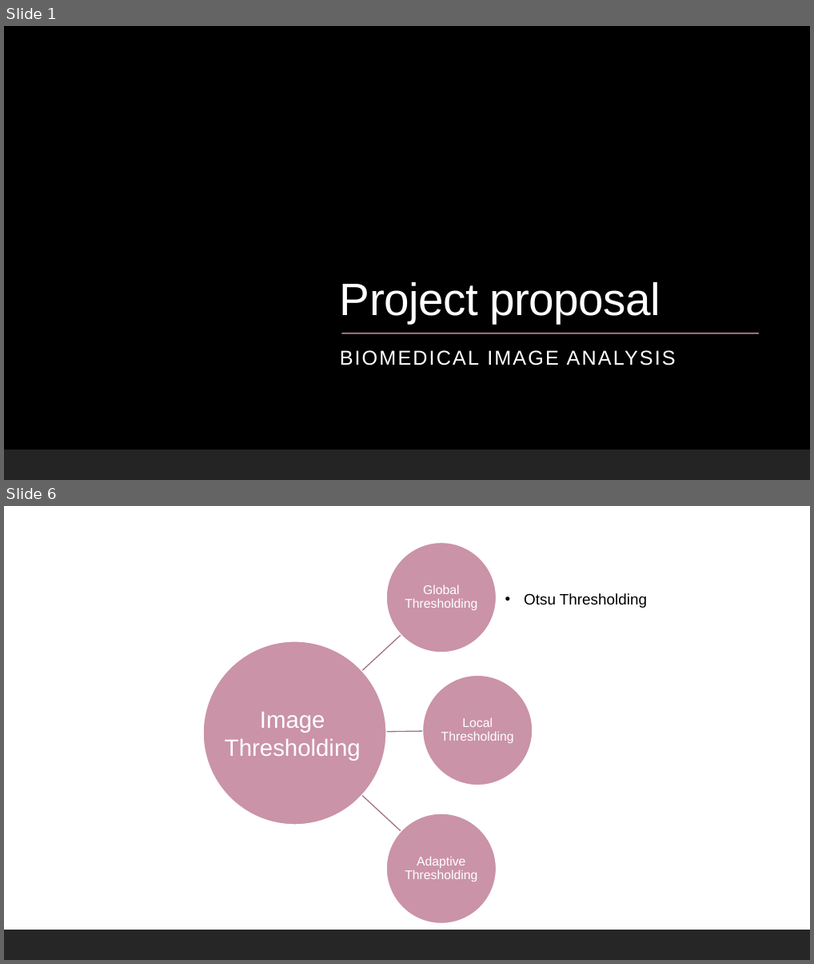
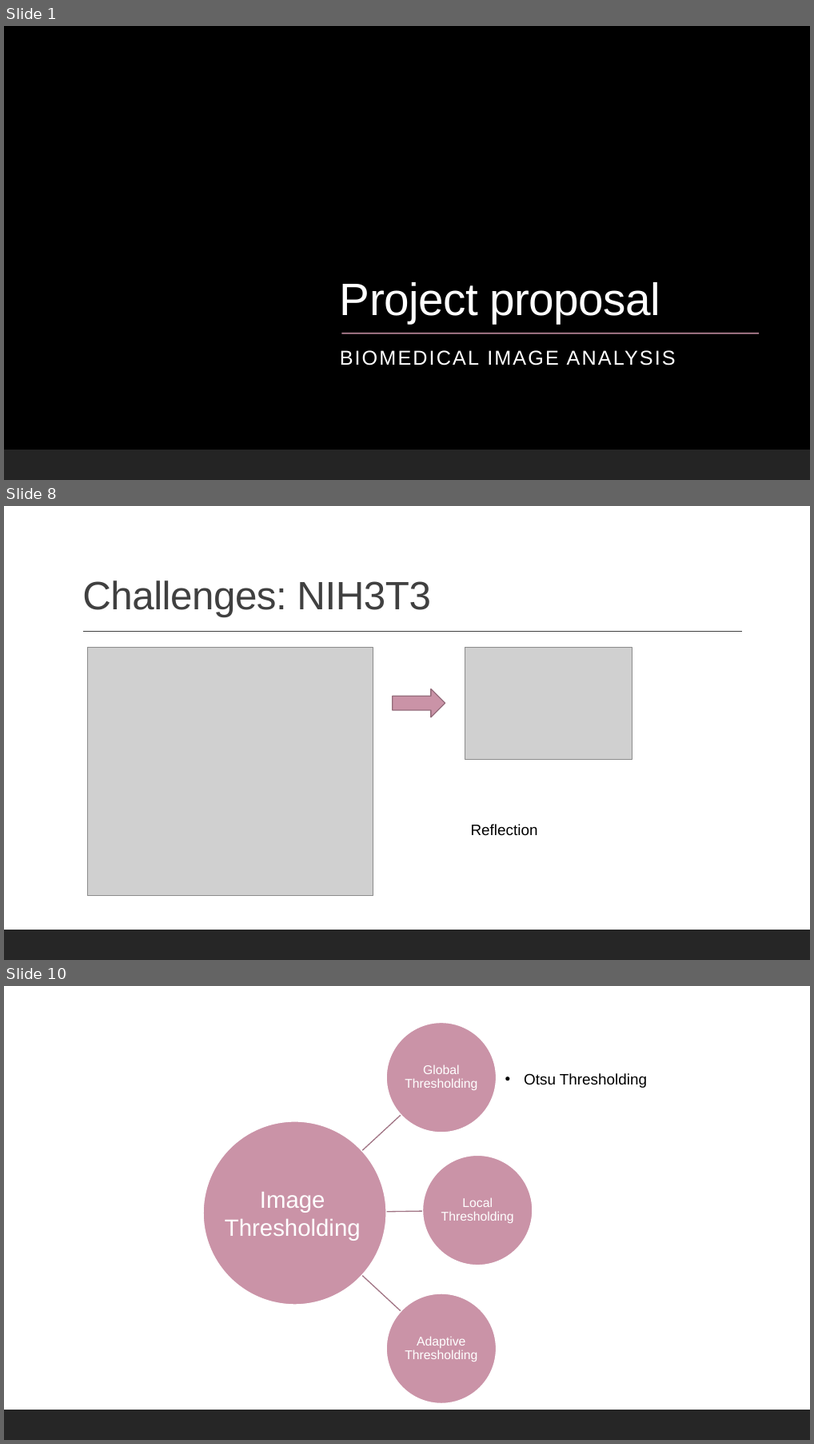
Before and after one commit to datascience-mobi-2022/2022-topic-01-team-04, a slide deck: presentation/layout(2).pptx. Shown one above the other, each under a label of ours: slides 1 and 6 before the commit, slides 1, 8 and 10 after it; the slides between them are not shown. The pictures are 814x964 and 814x1444 pixels, drawn with LibreOffice and Linux fonts; fonts in the diff are those of the drawing; grey boxes stand for pictures; background and template pictures are left out. Boxes give left, top, right and bottom in pixels: in the first picture for what was removed or moved away, otherwise in the second. Text is boxed around its words. In the diff, an @@ line names an element or a change of style, - is before the commit and + after.

```diff
--- a/presentation/layout(2).pptx
+++ b/presentation/layout(2).pptx
@@ slide 8 added at (4,506,810,960), background #FFFFFF; not listed: 1 template element that a slide beside it also shows @@
@@ title added at (82,580,430,617), 47 pt, text #404040 @@
+Challenges: NIH3T3
@@ line added from (83, 632) to (742, 632), #404040 1 pt @@
@@ picture added at (87,647,373,896) @@
@@ picture added at (465,647,632,760) @@
@@ right arrow added at (393,688,446,717), fill #CA93A7, outline #956D7C 1.25 pt @@
@@ text added at (471,824,538,836), 18 pt, text #000000 @@
+Reflection
@@ what was slide 6 is now slide 10 @@
```
Also in this commit, not shown: 3 slides changed, 4 other slides added, 1 slide removed.
